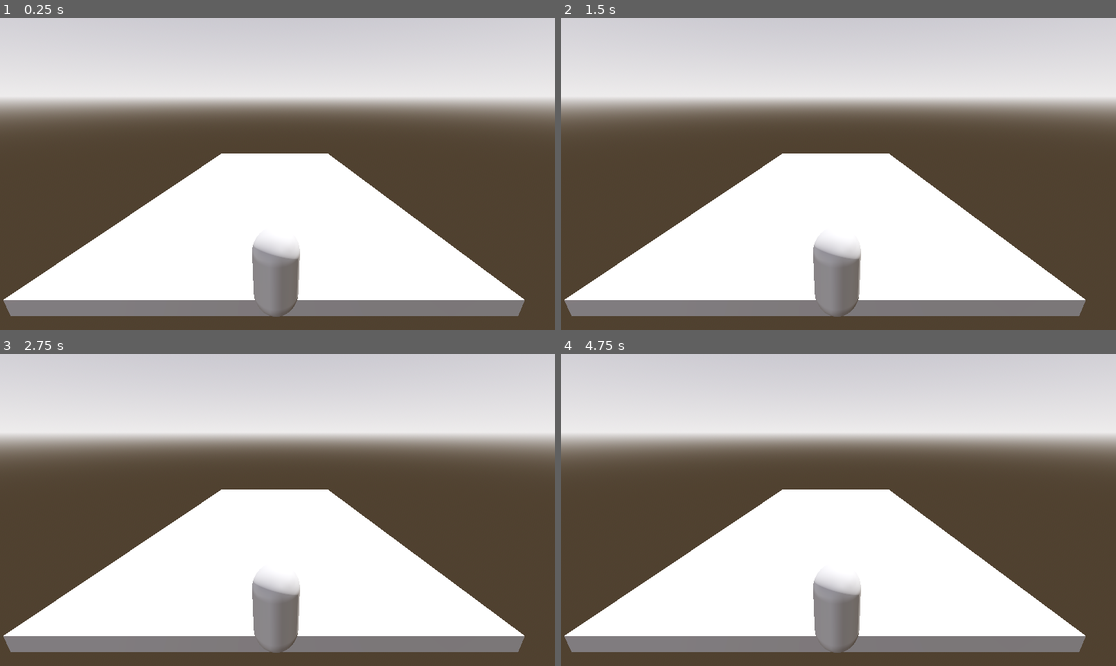
Above: before the commit, frames 1-4 (two rows, left to right).
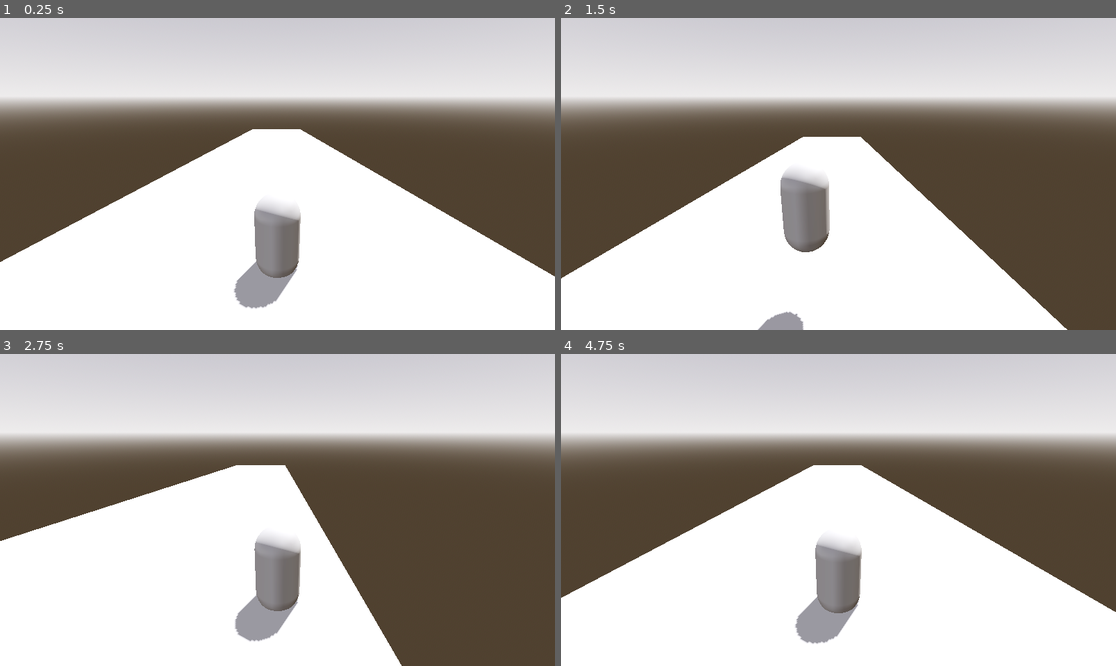
Above: after the commit, the same moments.

Repository: Digiphoenix22/lunar-pestle
Game: Godot game, scene res://main.tscn
Two runs of this game, one before a commit and one after it. Both use one fixed random seed, a clock stepped at 60 frames per second and the inputs below. Before the commit the project has no main scene; this scene is started directly in both runs.
Inputs:
- Up to frame 1 (0.25 s): no input
- Up to frame 2 (1.5 s): tap Enter (ui_accept) at 0.5, 0.6, 0.77, 1.07, 1.35 s; hold Right (ui_right) 0.53-1.28 s; hold Left (ui_left) from 1.28 s (still down)
- Up to frame 3 (2.75 s): tap Enter (ui_accept) at 1.52, 1.82, 2.1 s; release Left (ui_left) at 2.03 s; hold Right (ui_right) from 2.03 s (still down)
- Up to frame 4 (4.75 s): tap Enter (ui_accept) at 2.85, 3.02, 3.32, 3.6, 3.77, 4.07, 4.35, 4.52 s; release Right (ui_right) at 3.53 s; hold Left (ui_left) from 3.53 s (still down)

The runs differ from the first frame. In frame 1, 19% of the frame differs, in the area x 0-100%, y 35-100%; in frame 2, 17%; in frame 3, 26%, in the area x 0-95%, y 35-100%; in frame 4, 19%.

Commit message:
Add core runner mechanics: ground scroller, Lumi controller, camera follow
Co-Authored-By: Claude Sonnet 4.6 <noreply@anthropic.com>

Diff:
--- /dev/null
+++ b/camera_3d.gd
@@ -0,0 +1,15 @@
+# camera.gd
+extends Camera3D
+
+@export var target: NodePath
+@export var lag_speed := 12.0
+@export var offset    := Vector3(0, 5, 8)
+
+var _target_node: Node3D
+
+func _ready() -> void:
+	_target_node = get_node(target)
+
+func _process(delta: float) -> void:
+	var goal = _target_node.global_position + offset
+	global_position = lerp(global_position, goal, lag_speed * delta)
--- /dev/null
+++ b/ground_chunk.tscn
@@ -0,0 +1,14 @@
+[gd_scene format=3 uid="uid://c1yykwatc62a1"]
+
+[sub_resource type="WorldBoundaryShape3D" id="WorldBoundaryShape3D_vmy2a"]
+
+[node name="GroundChunk" type="Node3D" unique_id=2108205701]
+
+[node name="CSGBox3D2" type="CSGBox3D" parent="." unique_id=1821430026]
+transform = Transform3D(1, 0, 0, 0, 1, 0, 0, 0, 1, -0.58541155, -0.50415516, -20.372505)
+size = Vector3(25, 1, 40)
+
+[node name="StaticBody3D" type="StaticBody3D" parent="CSGBox3D2" unique_id=1245088398]
+
+[node name="CollisionShape3D" type="CollisionShape3D" parent="CSGBox3D2/StaticBody3D" unique_id=1035748210]
+shape = SubResource("WorldBoundaryShape3D_vmy2a")
--- /dev/null
+++ b/ground_scroller.gd
@@ -0,0 +1,11 @@
+extends Node3D
+
+const CHUNK_LENGTH := 40.0
+const CHUNK_COUNT  := 3
+var scroll_speed   := 80
+
+func _process(delta: float) -> void:
+	for chunk in get_children():
+		chunk.position.z += scroll_speed * delta
+		if chunk.position.z > CHUNK_LENGTH:
+			chunk.position.z -= CHUNK_LENGTH * CHUNK_COUNT
--- /dev/null
+++ b/lumi.gd
@@ -0,0 +1,24 @@
+extends CharacterBody3D
+
+const GRAVITY      := 80.0
+const JUMP_FORCE   := 30.0
+const LANE_SPEED   := 10.0
+const LANES        := [-8.0, 0.0, 8.0]
+
+var current_lane   := 1  # 0 = left, 1 = center, 2 = right
+
+func _physics_process(delta: float) -> void:
+	if not is_on_floor():
+		velocity.y -= GRAVITY * delta
+
+	if is_on_floor() and Input.is_action_just_pressed("ui_accept"):
+		velocity.y = JUMP_FORCE
+
+	if Input.is_action_just_pressed("ui_left") and current_lane > 0:
+		current_lane -= 1
+	if Input.is_action_just_pressed("ui_right") and current_lane < 2:
+		current_lane += 1
+
+	position.x = lerp(position.x, LANES[current_lane], LANE_SPEED * delta)
+
+	move_and_slide()
--- a/main.tscn
+++ b/main.tscn
@@ -1,4 +1,9 @@
 [gd_scene format=3 uid="uid://bfe31ovbpb0ua"]
+
+[ext_resource type="Script" uid="uid://tjciujqunr0v" path="res://ground_scroller.gd" id="1_0xm2m"]
+[ext_resource type="Script" uid="uid://bsrl00t5o608m" path="res://camera_3d.gd" id="1_1bvp3"]
+[ext_resource type="Script" uid="uid://b584w2ogrj3e5" path="res://lumi.gd" id="1_h2yge"]
+[ext_resource type="PackedScene" uid="uid://c1yykwatc62a1" path="res://ground_chunk.tscn" id="2_h2yge"]
 
 [sub_resource type="ProceduralSkyMaterial" id="ProceduralSkyMaterial_m3tyl"]
 sky_top_color = Color(0.44839734, 0.44303516, 0.48449987, 1)
@@ -22,6 +27,11 @@
 
 [node name="WorldRoot" type="Node3D" unique_id=1626412060]
 
+[node name="Camera3D" type="Camera3D" parent="." unique_id=1791450035]
+transform = Transform3D(1, 0, 0, 0, 0.96174127, 0.27395922, 0, -0.27395922, 0.96174127, 0.060658436, 8.648586, 7.319722)
+script = ExtResource("1_1bvp3")
+target = NodePath("../Lumi")
+
 [node name="DirectionalLight3D" type="DirectionalLight3D" parent="." unique_id=334163119]
 transform = Transform3D(-0.8660254, -0.43301278, 0.25, 0, 0.49999997, 0.86602545, -0.50000006, 0.75, -0.43301266, 0, 6.3448744, 0)
 shadow_enabled = true
@@ -29,18 +39,23 @@
 [node name="WorldEnvironment" type="WorldEnvironment" parent="." unique_id=1781889181]
 environment = SubResource("Environment_0pku2")
 
-[node name="CharacterBody3D" type="CharacterBody3D" parent="." unique_id=1657644139]
-transform = Transform3D(2.005, 0, 0, 0, 2.005, 0, 0, 0, 2.005, 0, 2, 0)
+[node name="Lumi" type="CharacterBody3D" parent="." unique_id=1657644139]
+transform = Transform3D(2, 0, 0, 0, 2, 0, 0, 0, 2, 0, 2.2, 0)
+script = ExtResource("1_h2yge")
 
-[node name="CollisionShape3D" type="CollisionShape3D" parent="CharacterBody3D" unique_id=1904145169]
+[node name="CollisionShape3D" type="CollisionShape3D" parent="Lumi" unique_id=1904145169]
 shape = SubResource("CapsuleShape3D_3sann")
 
-[node name="MeshInstance3D" type="MeshInstance3D" parent="CharacterBody3D" unique_id=1785403627]
+[node name="MeshInstance3D" type="MeshInstance3D" parent="Lumi" unique_id=1785403627]
 mesh = SubResource("CapsuleMesh_xuhna")
 
-[node name="Camera3D" type="Camera3D" parent="CharacterBody3D" unique_id=1791450035]
-transform = Transform3D(0.49875307, 0, 0, 0, 0.47967145, 0.13663802, 0, -0.13663802, 0.47967145, 0.030329218, 3.2242932, 3.659861)
+[node name="GroundScroller" type="Node3D" parent="." unique_id=1633350001]
+script = ExtResource("1_0xm2m")
 
-[node name="CSGBox3D" type="CSGBox3D" parent="." unique_id=5443066]
-transform = Transform3D(1, 0, 0, 0, 1, 0, 0, 0, 1, -0.58541155, -0.50415516, -20.372505)
-size = Vector3(25, 1, 40)
+[node name="GroundChunk" parent="GroundScroller" unique_id=2108205701 instance=ExtResource("2_h2yge")]
+
+[node name="GroundChunk2" parent="GroundScroller" unique_id=520728338 instance=ExtResource("2_h2yge")]
+transform = Transform3D(1, 0, 0, 0, 1, 0, 0, 0, 1, 0, 0, -40)
+
+[node name="GroundChunk3" parent="GroundScroller" unique_id=1196576519 instance=ExtResource("2_h2yge")]
+transform = Transform3D(1, 0, 0, 0, 1, 0, 0, 0, 1, 0, 0, -80)
--- a/project.godot
+++ b/project.godot
@@ -11,6 +11,7 @@
 [application]
 
 config/name="LunarPestle"
+run/main_scene="uid://bfe31ovbpb0ua"
 config/features=PackedStringArray("4.6", "Forward Plus")
 config/icon="res://icon.svg"
 
Not shown, added: camera_3d.gd.uid
Not shown, added: ground_scroller.gd.uid
Not shown, added: lumi.gd.uid
